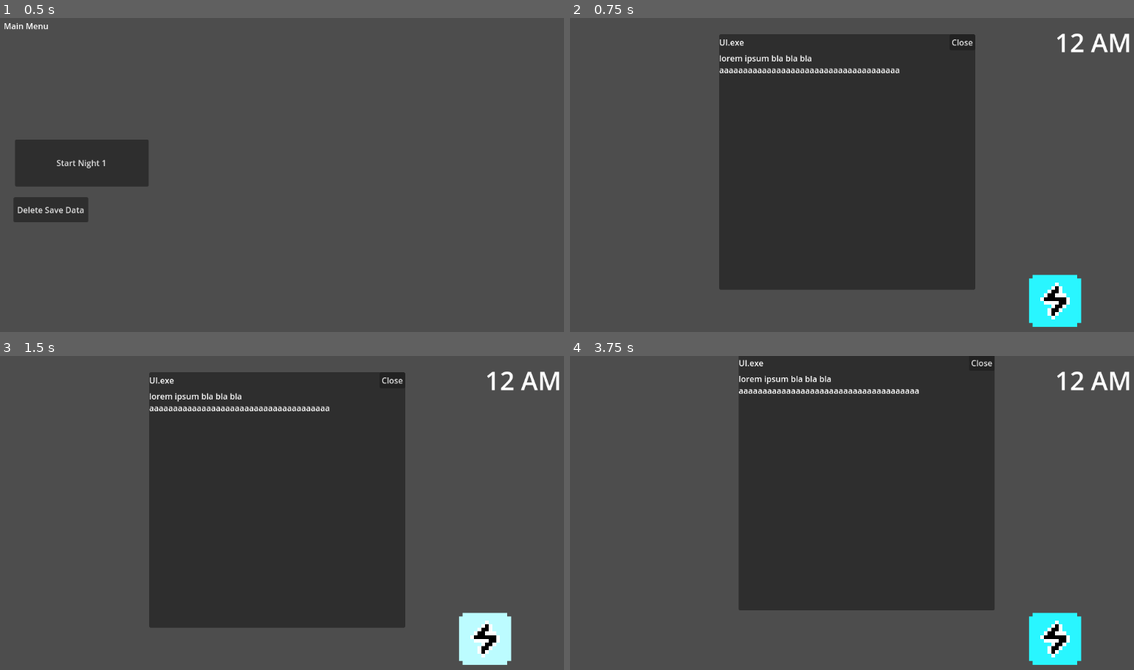
Above: before the commit, frames 1-4 (two rows, left to right).
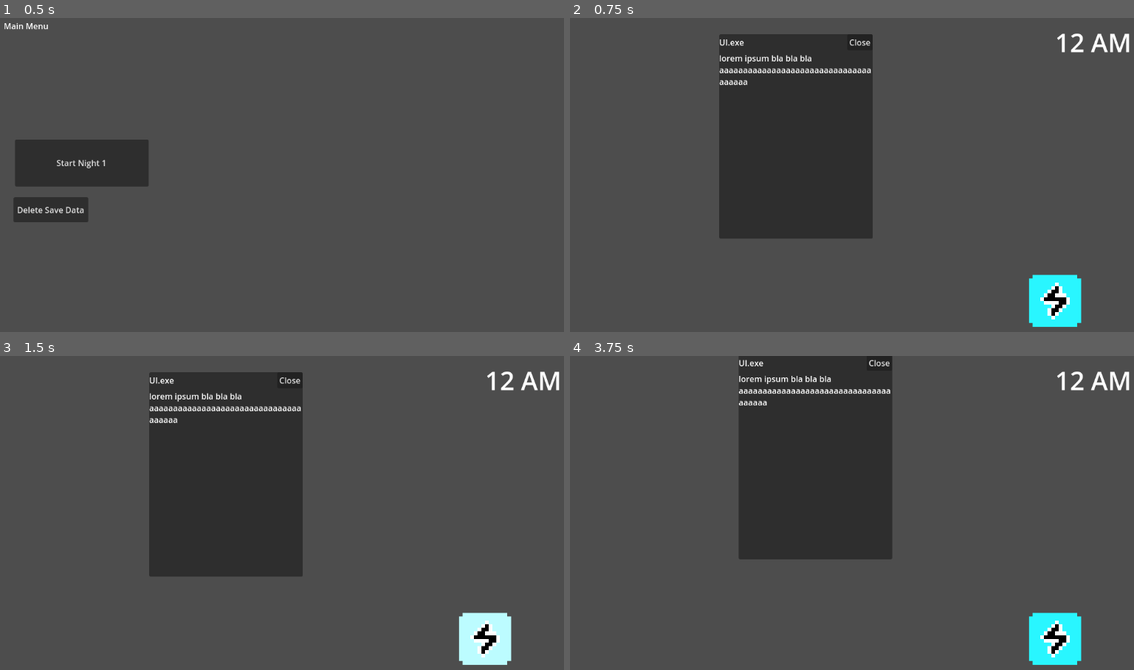
Above: after the commit, the same moments.

Repository: Goonchii/SitNSurviveTest
Game: Godot game, scene res://scenes/MainMenu.tscn
Same seed, same stepped clock (60 frames per second), same inputs: the game is played once before the commit and once after it.
Inputs (mouse positions are in pixels of both pictures, inside the frame that each line leads up to):
- Up to frame 1 (0.5 s): no input
- Up to frame 2 (0.75 s): click "Start Night 1" at 0.5 s
- Up to frame 3 (1.5 s): click (485, 638) at 1.25 s
- Up to frame 4 (3.75 s): click (1055, 638) at 2 s; click (1055, 638) at 2.75 s; tap Enter at 3.5 s; drag from (846, 500) to (908, 450) at 3.52 s

Frame 1 is identical in both runs. In frame 2, 19% of the frame differs, in the area x 26-72%, y 5-87%; in frame 3, 19%; in frame 4, 19%.

Commit message:
Update office.tscn

Diff:
--- a/scenes/office.tscn
+++ b/scenes/office.tscn
@@ -69,8 +69,8 @@
 anchor_right = 0.5
 offset_left = -250.0
 offset_top = 32.0
-offset_right = 250.0
-offset_bottom = 532.0
+offset_right = 50.0
+offset_bottom = 432.0
 grow_horizontal = 2
 script = ExtResource("8_fmddn")
 
